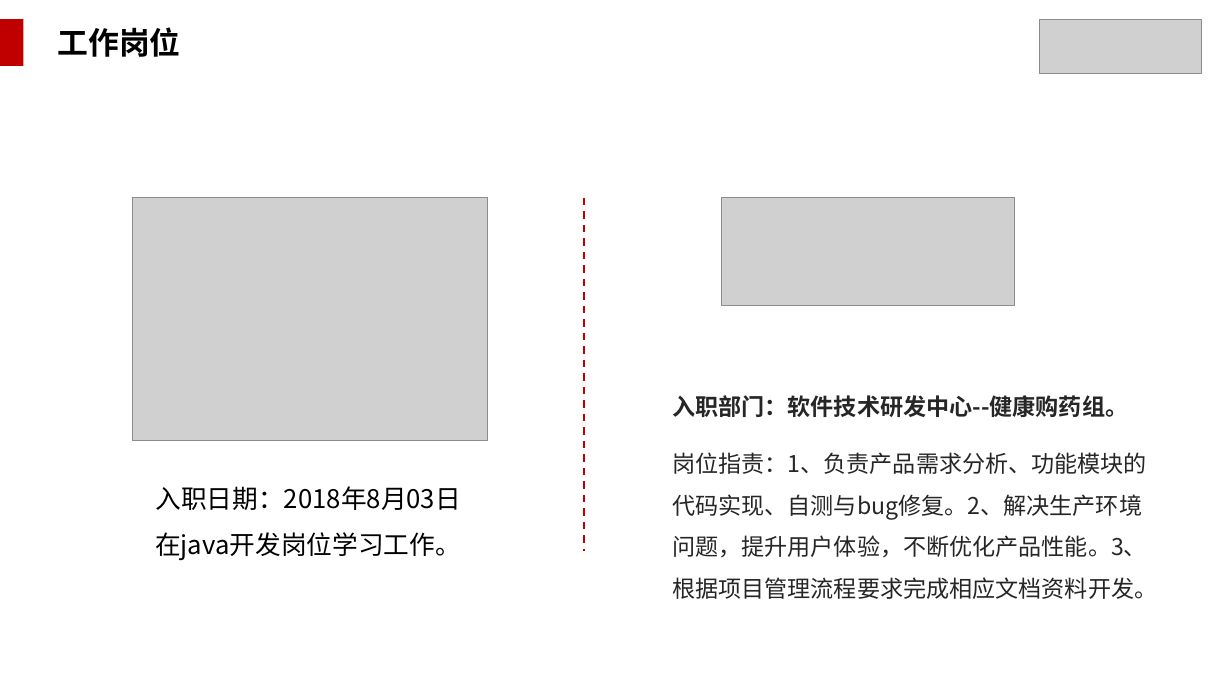
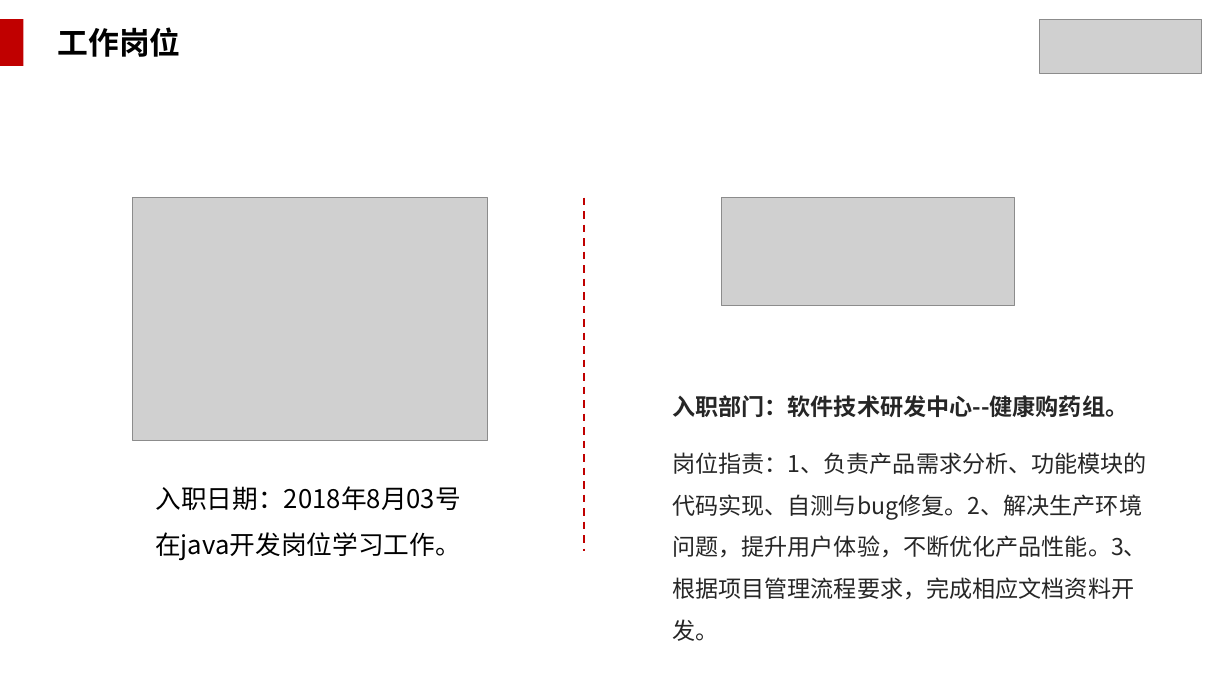
Before and after one commit to WakingFox/myself, a slide deck: slide 5 of 转正述职/王贵成转正述职报告.pptx. Drawn at 1232x693 pixels with LibreOffice and Linux fonts; fonts in the diff are those of the drawing; grey boxes stand for pictures; background and template pictures are left out. Boxes give left, top, right and bottom in pixels: in the first picture for what was removed or moved away, otherwise in the second. Text is boxed around its words. In the diff, an @@ line names an element or a change of style, - is before the commit and + after.

```diff
--- a/转正述职/王贵成转正述职报告.pptx
+++ b/转正述职/王贵成转正述职报告.pptx
@@ text at (672, 452, 1147, 641): text changed @@
-岗位指责：1、负责产品需求分析、功能模块的代码实现、自测与bug修复。2、解决生产环境问题，提升用户体验，不断优化产品性能。3、根据项目管理流程要求完成相应文档资料开发。
+岗位指责：1、负责产品需求分析、功能模块的代码实现、自测与bug修复。2、解决生产环境问题，提升用户体验，不断优化产品性能。3、根据项目管理流程要求，完成相应文档资料开发。
@@ text at (155, 486, 461, 510): text changed @@
-入职日期：2018年8月03日
+入职日期：2018年8月03号
```
Also in this commit, not shown: 16 other slides changed.
